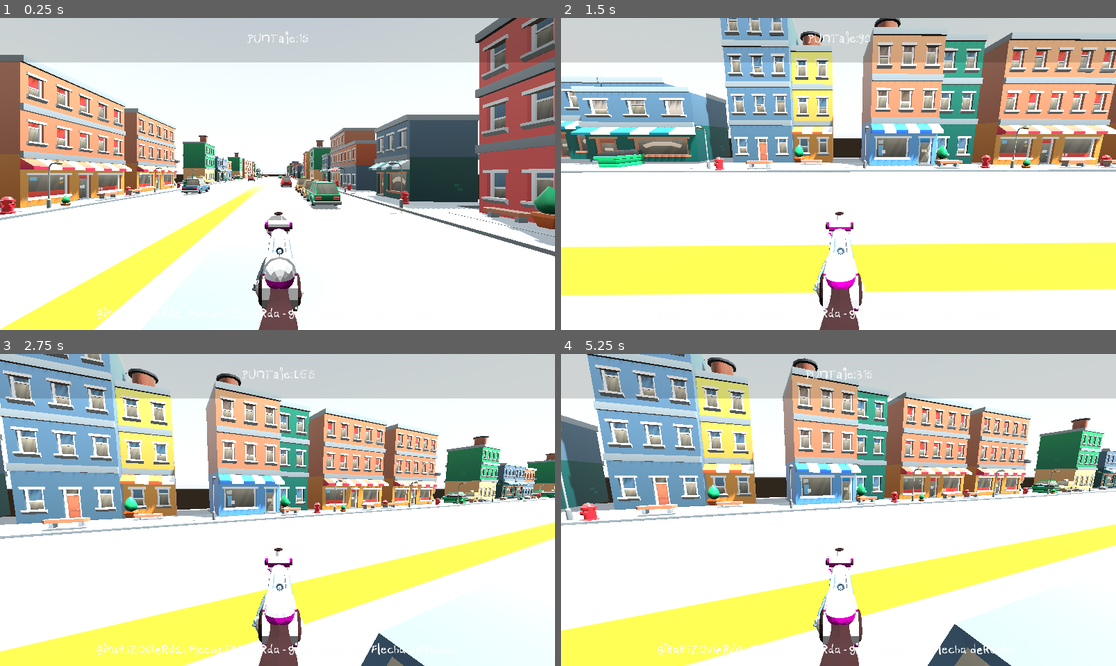
Above: before the commit, frames 1-4 (two rows, left to right).
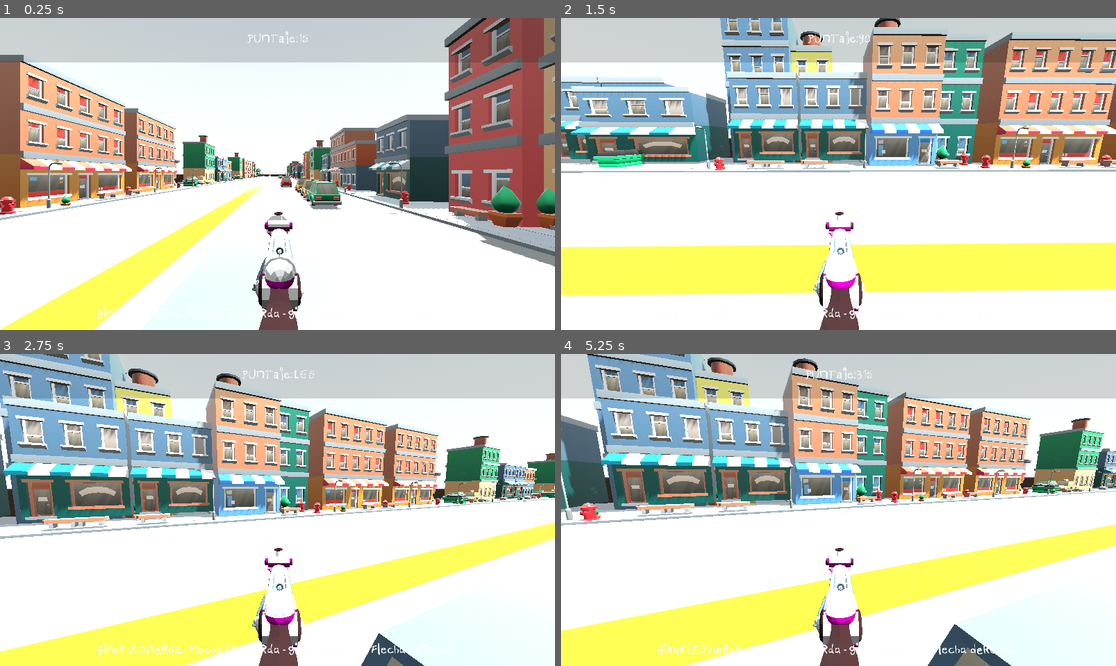
Above: after the commit, the same moments.

Repository: franciscoenriq/Panhales-en-Fuga
Game: Godot game, scene res://scenes/Volante/new_volante.tscn
The game is run twice, just before and just after one commit, with the same random seed, the same clock (stepped at 60 frames per second) and the same inputs. This scene is started directly instead of the project's main scene. A sky picture missing from this copy of the repository is replaced by a grey-blue gradient.
Inputs (mouse positions are in pixels of both pictures, inside the frame that each line leads up to):
- Up to frame 1 (0.25 s): no input
- Up to frame 2 (1.5 s): move the mouse to (960, 158) at 0.52 s; press the mouse at (960, 158) at 0.53 s; hold L (p_right) 0.53-1.28 s; tap M (p_jump) at 0.77 s; move the mouse to (810, 174) at 1.27 s; release the mouse at (810, 174) at 1.28 s; hold W (forward) from 1.28 s (still down); tap X (clutch) at 1.35 s
- Up to frame 3 (2.75 s): keep holding W (forward); tap M (p_jump) at 1.52 s; click (249, 510) at 1.55 s; tap Enter at 2 s; move the mouse to (288, 503) at 2.02 s; hold A (gas) from 2.03 s (still down); click (288, 503) at 2.3 s
- Up to frame 4 (5.25 s): keep holding W (forward); move the mouse to (832, 516) at 2.77 s; release A (gas) at 2.78 s; click (832, 516) at 2.85 s; tap M (p_jump) at 3.02, 3.77, 4.52 s; move the mouse to (877, 513) at 3.52 s; hold F (test) 3.53-4.28 s; click (877, 513) at 3.8 s; move the mouse to (794, 506) at 4.27 s; click (794, 506) at 4.35 s; move the mouse to (844, 510) at 5.02 s; hold X (clutch) from 5.03 s (still down)

The runs differ from the first frame. In frame 1, 9.7% of the frame differs, in the area x 32-100%, y 0-80%; in frame 2, 6.6%; in frame 3, 12%, in the area x 0-62%, y 13-57%; in frame 4, 10%.

Commit message:
savehighscore por fin

Diff:
--- /dev/null
+++ b/scenes/Inicio/record.gd
@@ -0,0 +1,11 @@
+extends Label
+
+
+# Called when the node enters the scene tree for the first time.
+func _ready():
+	pass # Replace with function body.
+
+
+# Called every frame. 'delta' is the elapsed time since the previous frame.
+func _process(delta):
+	self.text = str(GameController.highest_record)
--- a/scenes/Inicio/scoreboard.gd
+++ b/scenes/Inicio/scoreboard.gd
@@ -1,12 +1,11 @@
 extends Node
-const SAVEFILE = "user://savefile.save"
-var highest_record = 0
-@onready var record_label = $Main/CenterContainer/PanelContainer/MarginContainer/VBoxContainer/HBoxContainer/record
+const SAVEFILE = "res://file.txt"
+
+@onready var record_label = $CanvasLayer/Main/CenterContainer/PanelContainer/MarginContainer/VBoxContainer/HBoxContainer/record
 
 # Called when the node enters the scene tree for the first time.
 func _ready():
-	pass # Replace with function body.
-
+	load_score()
 
 # Called every frame. 'delta' is the elapsed time since the previous frame.
 func _process(delta):
@@ -18,10 +17,10 @@
 
 func load_score():
 	var file = FileAccess.open(SAVEFILE, FileAccess.READ)
-	if FileAccess.file_exists(SAVEFILE):
-		file.open(SAVEFILE, FileAccess.READ)
-		highest_record = file.get_var()
+	if file:
+		var content = file.get_as_text()
+		print("contenido:", content)
+		GameController.set_highest.rpc(content.to_int())
+		GameController.set_highest(content.to_int())
+		print("highest:", GameController.highest_record)
 		file.close()
-
-func update_record_label():
-	record_label.text = "Record: " + str(GameController.puntaje)
--- a/scenes/Inicio/scoreboard.tscn
+++ b/scenes/Inicio/scoreboard.tscn
@@ -1,8 +1,9 @@
-[gd_scene load_steps=4 format=3 uid="uid://dxi8wri8paru7"]
+[gd_scene load_steps=5 format=3 uid="uid://dxi8wri8paru7"]
 
 [ext_resource type="Texture2D" uid="uid://brtoi08102wo1" path="res://resources/Pictures/DALLE_2023-09-04_20.57.33_-_babies_driving_a_car_on_fire_digital_art.png" id="1_ksdx7"]
 [ext_resource type="Script" path="res://scenes/Inicio/scoreboard.gd" id="2_jrmm7"]
 [ext_resource type="Theme" uid="uid://bava10k3vd6b1" path="res://resources/themes/main_menu.tres" id="3_4wrsi"]
+[ext_resource type="Script" path="res://scenes/Inicio/record.gd" id="4_thgb3"]
 
 [node name="MainMenu" type="Control"]
 layout_mode = 3
@@ -79,6 +80,7 @@
 layout_mode = 2
 text = "0
 "
+script = ExtResource("4_thgb3")
 
 [node name="ButtonBack" type="Button" parent="CanvasLayer/Main/CenterContainer/PanelContainer/MarginContainer/VBoxContainer"]
 layout_mode = 2
--- a/scenes/Volante/new_volante.tscn
+++ b/scenes/Volante/new_volante.tscn
@@ -1,8 +1,9 @@
-[gd_scene load_steps=14 format=3 uid="uid://bv5x47g72yeou"]
+[gd_scene load_steps=15 format=3 uid="uid://bv5x47g72yeou"]
 
 [ext_resource type="Texture2D" uid="uid://clnq68ag802k4" path="res://Assets/KayKit_City_Builder_Bits_1.0_FREE/BlueSkySkybox.png" id="1_vo1pk"]
 [ext_resource type="PackedScene" uid="uid://fk4aefrfp3pv" path="res://scripts/TerrainController.tscn" id="3_5y2k5"]
 [ext_resource type="PackedScene" uid="uid://b03fwjrmf1jpd" path="res://scenes/Volante/messageBar.tscn" id="4_i5ci0"]
+[ext_resource type="PackedScene" uid="uid://ggu1ki64l4vq" path="res://terrain_blocks/terrain_0.tscn" id="5_s4a7t"]
 [ext_resource type="Script" path="res://scripts/car_generator.gd" id="6_a7of1"]
 [ext_resource type="Script" path="res://scenes/Volante/car.gd" id="6_n3ylf"]
 [ext_resource type="PackedScene" uid="uid://btg4amtrf8vwh" path="res://Assets/KayKit_City_Builder_Bits_1.0_FREE/Assets/gltf/car_sedan.gltf" id="6_vycrg"]
@@ -51,6 +52,8 @@
 
 [node name="messageBar" parent="." instance=ExtResource("4_i5ci0")]
 
+[node name="Terrain_1" parent="." instance=ExtResource("5_s4a7t")]
+
 [node name="PI1" type="Node3D" parent="."]
 transform = Transform3D(1, 0, 0, 0, 1, 0, 0, 0, 1, 7.46441, 0, 0)
 script = ExtResource("6_a7of1")
@@ -62,14 +65,14 @@
 pista_id = 2
 
 [node name="PD1" type="Node3D" parent="."]
-transform = Transform3D(1, 0, 0, 0, 1, 0, 0, 0, 1, -6.82236, 0, 0)
+transform = Transform3D(-1, 0, 8.74228e-08, 0, 1, 0, -8.74228e-08, 0, -1, -6.82236, 0, 0)
 script = ExtResource("6_a7of1")
-pista_id = 3
+pista_id = -1
 
 [node name="PD2" type="Node3D" parent="."]
-transform = Transform3D(1, 0, 0, 0, 1, 0, 0, 0, 1, -2.99774, 0, 0)
+transform = Transform3D(-1, 0, -8.74228e-08, 0, 1, 0, 8.74228e-08, 0, -1, -2.99774, 0, 0)
 script = ExtResource("6_a7of1")
-pista_id = 4
+pista_id = -2
 
 [node name="car2" type="CharacterBody3D" parent="."]
 transform = Transform3D(1, 0, 0, 0, 1, 0, 0, 0, 1, 3.05731, 0, 0)
--- a/scenes/game_end.gd
+++ b/scenes/game_end.gd
@@ -1,20 +1,19 @@
 extends Label
-const SAVEFILE = "user://savefile.save"
+const SAVEFILE = "res://file.txt"
 
 func _ready():
-	pass
+	save_score(GameController.puntaje)
 
 
-# Called every frame. 'delta' is the elapsed time since the previous frame.
 func _process(_delta):
 	self.text = str(GameController.puntaje)
 
 
 func save_highscore():
-	var scoreboard = get_node("res://scenes/Inicio/scoreboard.gd")
-	scoreboard.save_score(GameController.puntaje)
+	save_score(GameController.puntaje)
 
-func save_score(score):
+func save_score(content):
 	var file = FileAccess.open(SAVEFILE, FileAccess.WRITE)
-	file.store_var(score)
+	if file:
+		file.store_string(str(content))
 	file.close()
--- a/scripts/game_controller.gd
+++ b/scripts/game_controller.gd
@@ -1,5 +1,5 @@
 extends Node
-
+var highest_record = 0
 var brakePressure=0
 var accPressure=0
 var clutchPressure=0
@@ -179,6 +179,10 @@
 	gameOver = true
 
 @rpc("any_peer")
+func set_highest(val):
+	highest_record = val
+
+@rpc("any_peer")
 func set_puntaje(new_puntaje):
 	puntaje = new_puntaje
 
Not shown, added: file.txt
